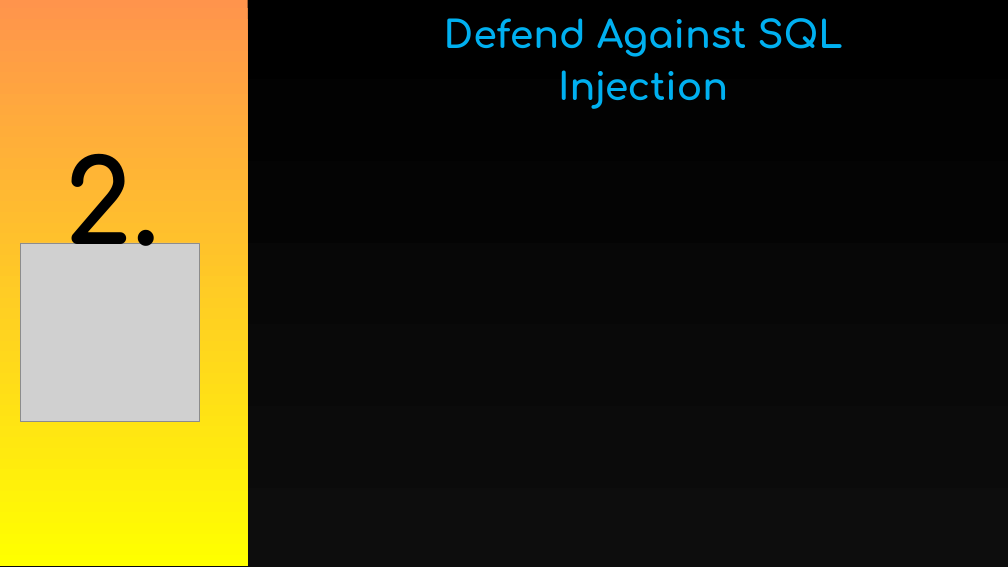
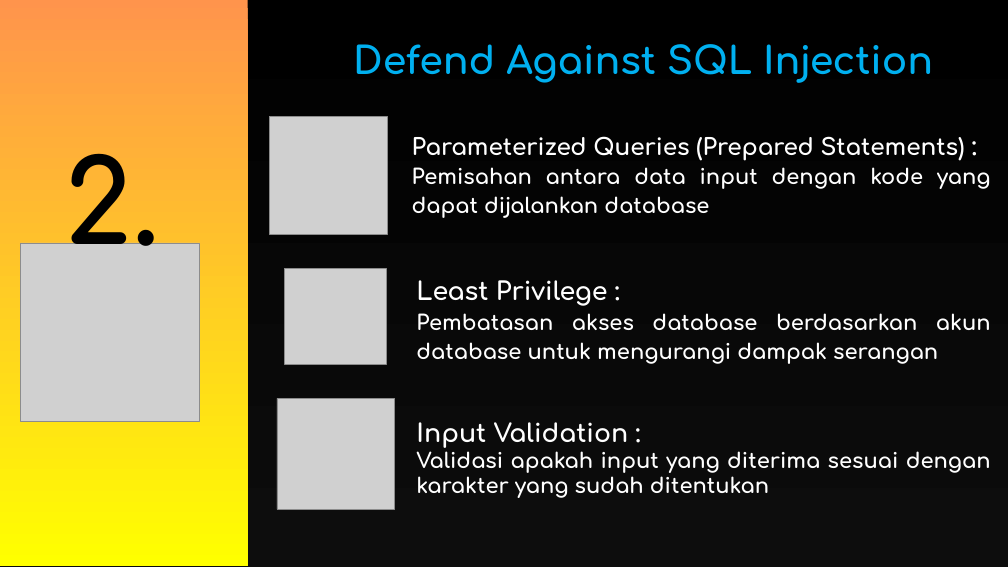
Before and after one commit to Fhreiz77/Watson-Scroll-Fesnuk-, a slide deck: slide 14 of John/PPT_Keamanan_Data.pptx. Drawn at 1008x567 pixels with LibreOffice and Linux fonts; fonts in the diff are those of the drawing; grey boxes stand for pictures. Boxes give left, top, right and bottom in pixels: in the first picture for what was removed or moved away, otherwise in the second. Text is boxed around its words. In the diff, an @@ line names an element or a change of style, - is before the commit and + after.

```diff
--- a/John/PPT_Keamanan_Data.pptx
+++ b/John/PPT_Keamanan_Data.pptx
@@ text "Defend Against SQL Injection" rewrapped from (444, 18, 843, 109) to (353, 44, 933, 83) @@
@@ picture added at (270, 116, 388, 234) @@
@@ text added at (412, 136, 991, 218), 20 pt, text #FFFFFF, bold @@
+Parameterized Queries (Prepared Statements) :
+Pemisahan antara data input dengan kode yang dapat dijalankan database
@@ picture added at (285, 269, 387, 364) @@
@@ text added at (416, 280, 991, 364), 20 pt, text #FFFFFF, bold @@
+Least Privilege :
+Pembatasan akses database berdasarkan akun database untuk mengurangi dampak serangan
@@ picture added at (277, 399, 395, 510) @@
@@ text added at (416, 422, 991, 498), 20 pt, text #FFFFFF, bold @@
+Input Validation :
+Validasi apakah input yang diterima sesuai dengan karakter yang sudah ditentukan
```
Also in this commit, not shown: 1 slide added.
